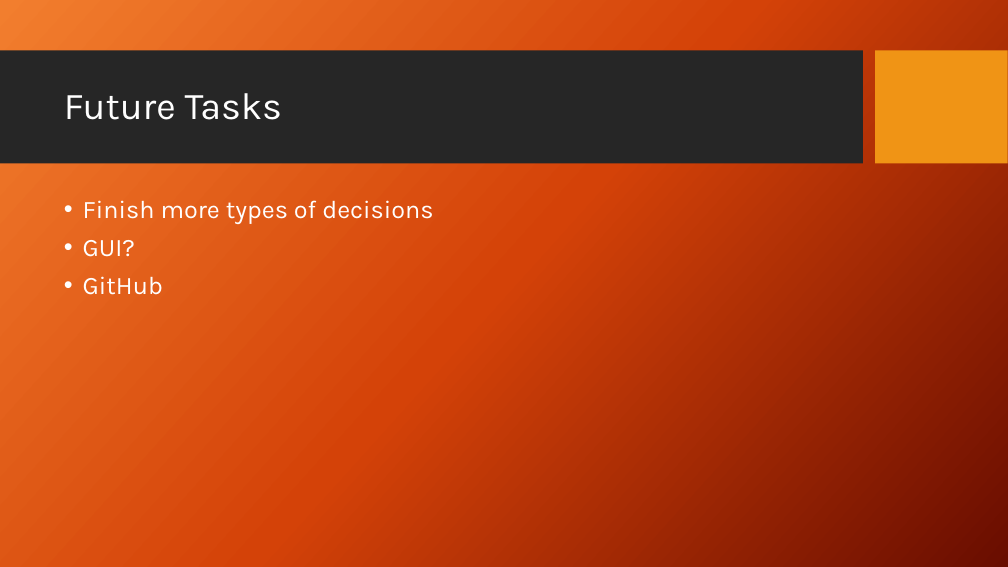
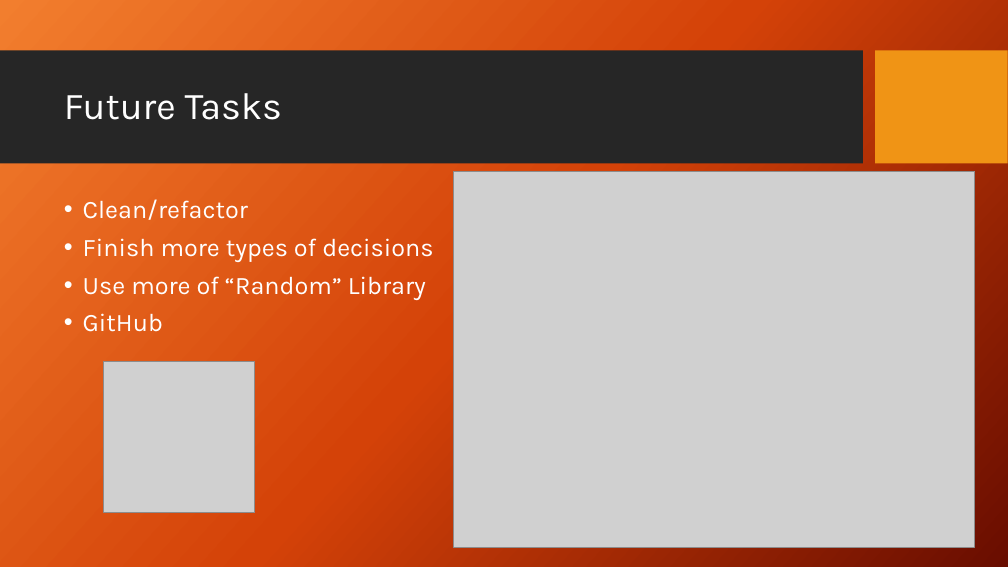
Before and after one commit to mypiette/ISTFinalProject, a slide deck: slide 7 of FinalProjectPresentation.pptx. Drawn at 1008x567 pixels with LibreOffice and Linux fonts; fonts in the diff are those of the drawing; grey boxes stand for pictures; background and template pictures are left out. Boxes give left, top, right and bottom in pixels: in the first picture for what was removed or moved away, otherwise in the second. Text is boxed around its words. In the diff, an @@ line names an element or a change of style, - is before the commit and + after.

```diff
--- a/FinalProjectPresentation.pptx
+++ b/FinalProjectPresentation.pptx
@@ picture added at [454,172,975,547] @@
@@ text at [83,199,248,220]: paragraph added @@
+• Clean/refactor
@@ text at [83,276,426,300]: text changed @@
-• GUI?
+• Use more of “Random” Library
@@ picture added at [104,361,255,513] @@
```
Also in this commit, not shown: 3 other slides changed, 3 other files.
